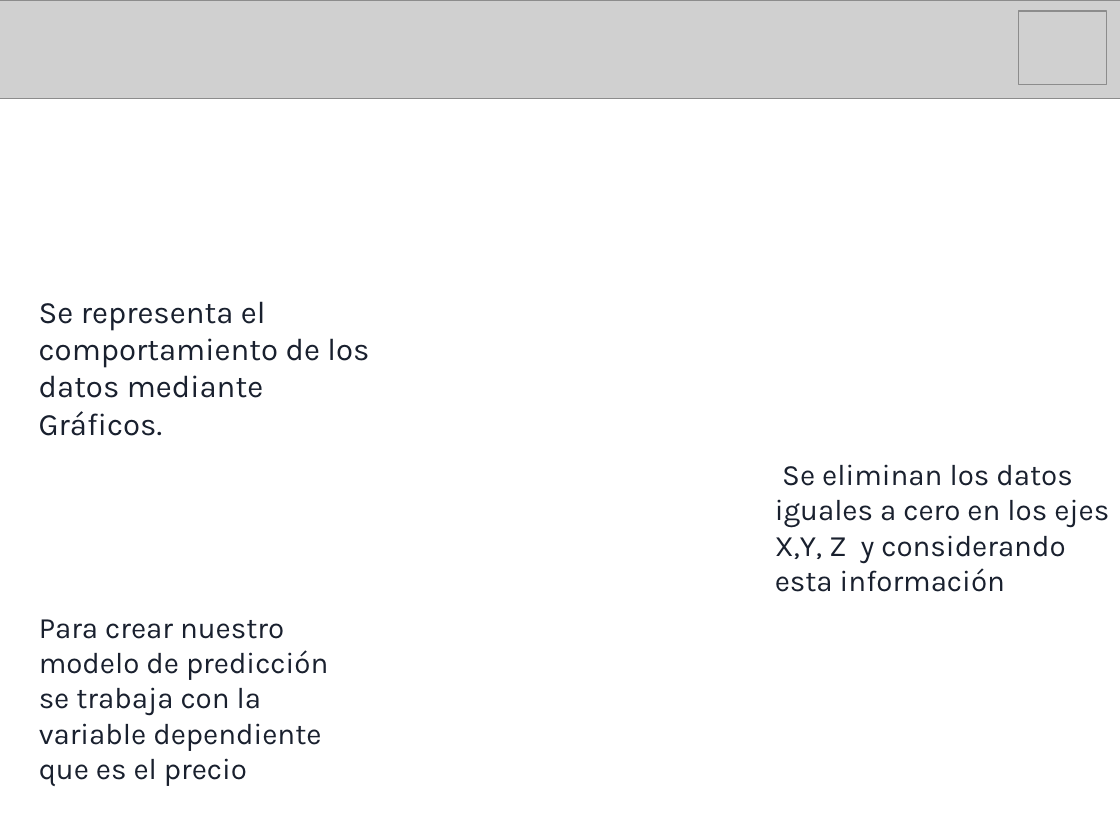
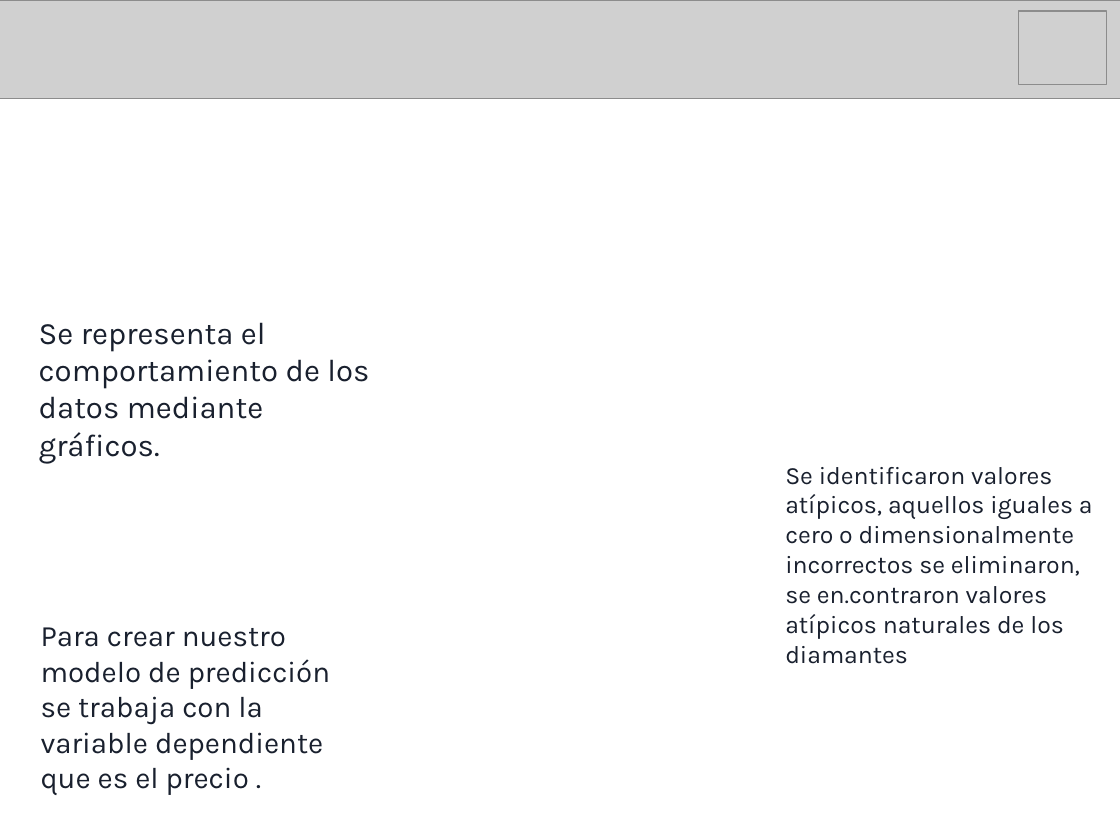
Before and after one commit to IgnGGA/grupo9, a slide deck: slide 2 of presentación/presentaciónDosMineriaDeDatos.pptx. Drawn at 1120x840 pixels with LibreOffice and Linux fonts; fonts in the diff are those of the drawing; grey boxes stand for pictures; background and template pictures are left out. Boxes give left, top, right and bottom in pixels: in the first picture for what was removed or moved away, otherwise in the second. Text is boxed around its words. In the diff, an @@ line names an element or a change of style, - is before the commit and + after.

Commit message:
Nuevas imagenes y avanace en la ppt, se crea codigo unificado para entregar a profesor

```diff
--- a/presentación/presentaciónDosMineriaDeDatos.pptx
+++ b/presentación/presentaciónDosMineriaDeDatos.pptx
@@ text "Se representa el comportamiento de ...": place and size @@
-text "Se representa el comportamiento de ..." at bbox=[39, 301, 369, 436]
+text "Se representa el comportamiento de ..." at bbox=[39, 322, 369, 464]
@@ text at bbox=[39, 432, 160, 464]: text changed @@
-Gráficos.
+gráficos.
@@ text at bbox=[785, 467, 1093, 639]: text changed; size 19 to 16 pt @@
-Se eliminan los datos iguales a cero en los ejes X,Y, Z y considerando esta información
+Se identificaron valores atípicos, aquellos iguales a cero o dimensionalmente incorrectos se eliminaron, se en.contraron valores atípicos naturales de los diamantes
@@ text at bbox=[41, 627, 330, 795]: text changed @@
-Para crear nuestro modelo de predicción se trabaja con la variable dependiente que es el precio
+Para crear nuestro modelo de predicción se trabaja con la variable dependiente que es el precio .
```
Also in this commit, not shown: 4 other slides changed, 10 slides added, 9 slides removed, 18 other files.
